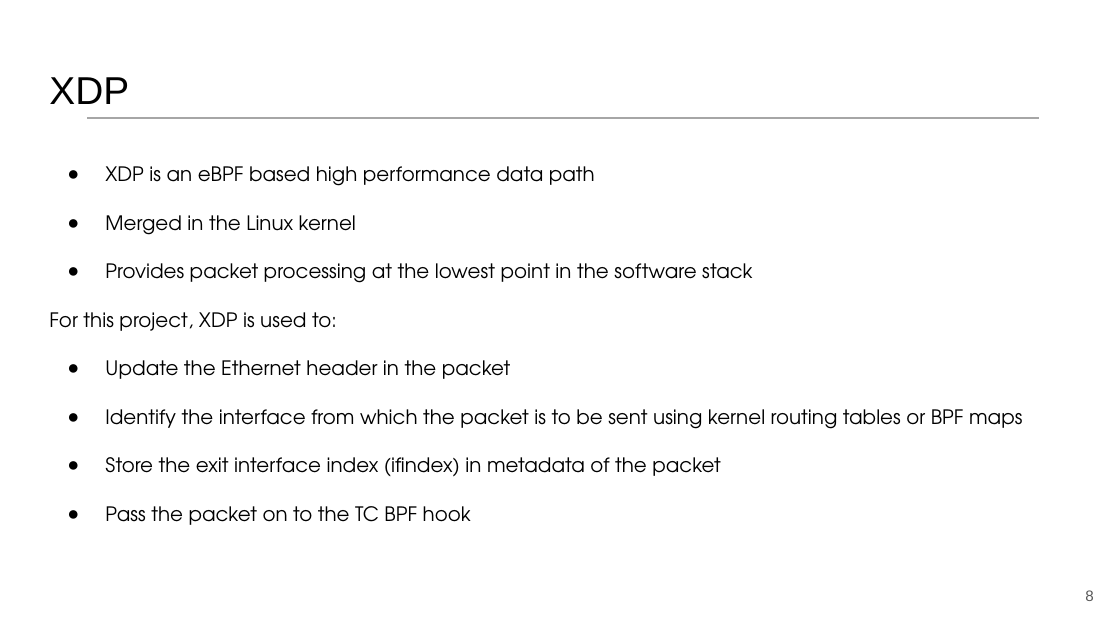
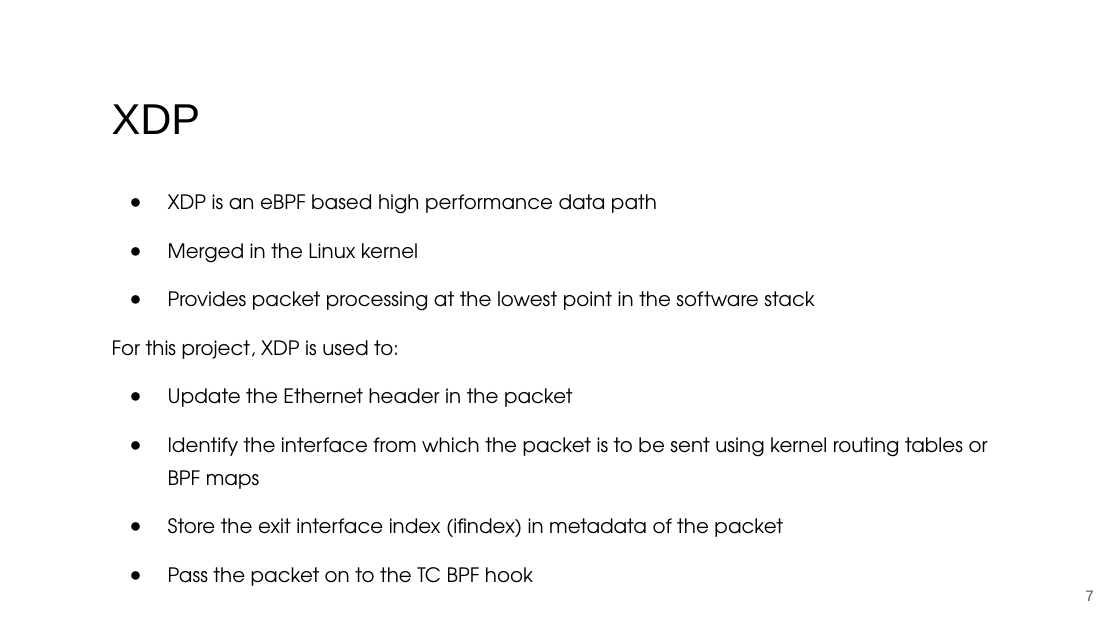
Before and after one commit to network2030/NewIP-Linux, a slide deck: slide 7 of docs/New IP Tutorial --Part-3.pptx (slide 8 before the commit). Drawn at 1120x630 pixels with LibreOffice and Linux fonts; fonts in the diff are those of the drawing. Boxes give left, top, right and bottom in pixels: in the first picture for what was removed or moved away, otherwise in the second. Text is boxed around its words. In the diff, an @@ line names an element or a change of style, - is before the commit and + after.

```diff
--- a/docs/New IP Tutorial --Part-3.pptx
+++ b/docs/New IP Tutorial --Part-3.pptx
@@ title "XDP": place and size @@
-title "XDP" at (49, 77, 129, 104)
+title "XDP" at (112, 104, 201, 134)
@@ title "XDP" at (112, 104, 201, 134): size 33.3 to 37 pt @@
@@ line removed from (87, 118) to (1040, 118) @@
@@ text "XDP is an eBPF based ..." rewrapped from (49, 166, 1022, 525) to (112, 194, 988, 586) @@
@@ page number at (1085, 590, 1093, 601): text changed @@
-8
+7
```
Also in this commit, not shown: 16 other slides changed, 1 slide added, 1 slide removed.
